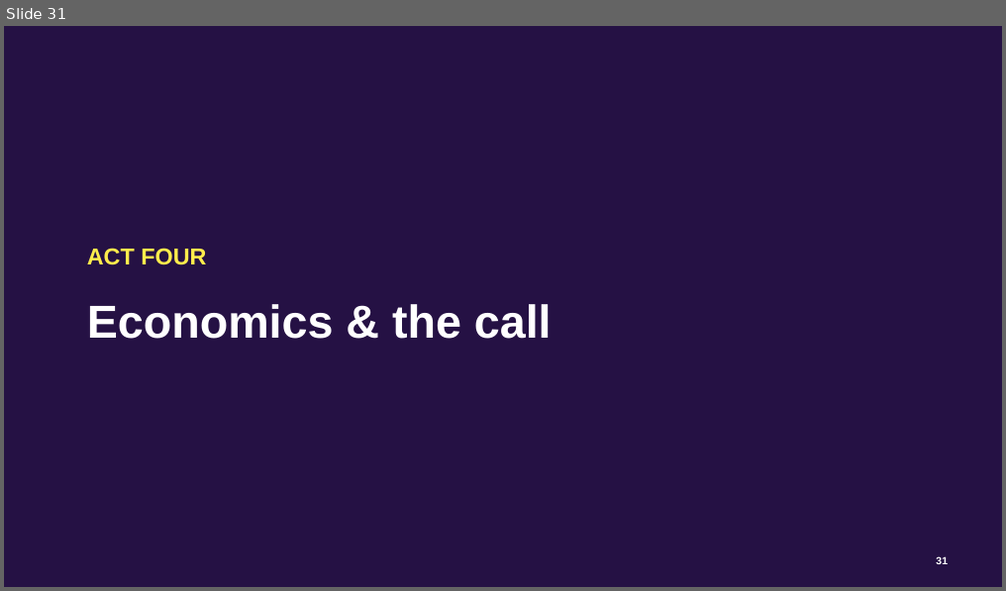
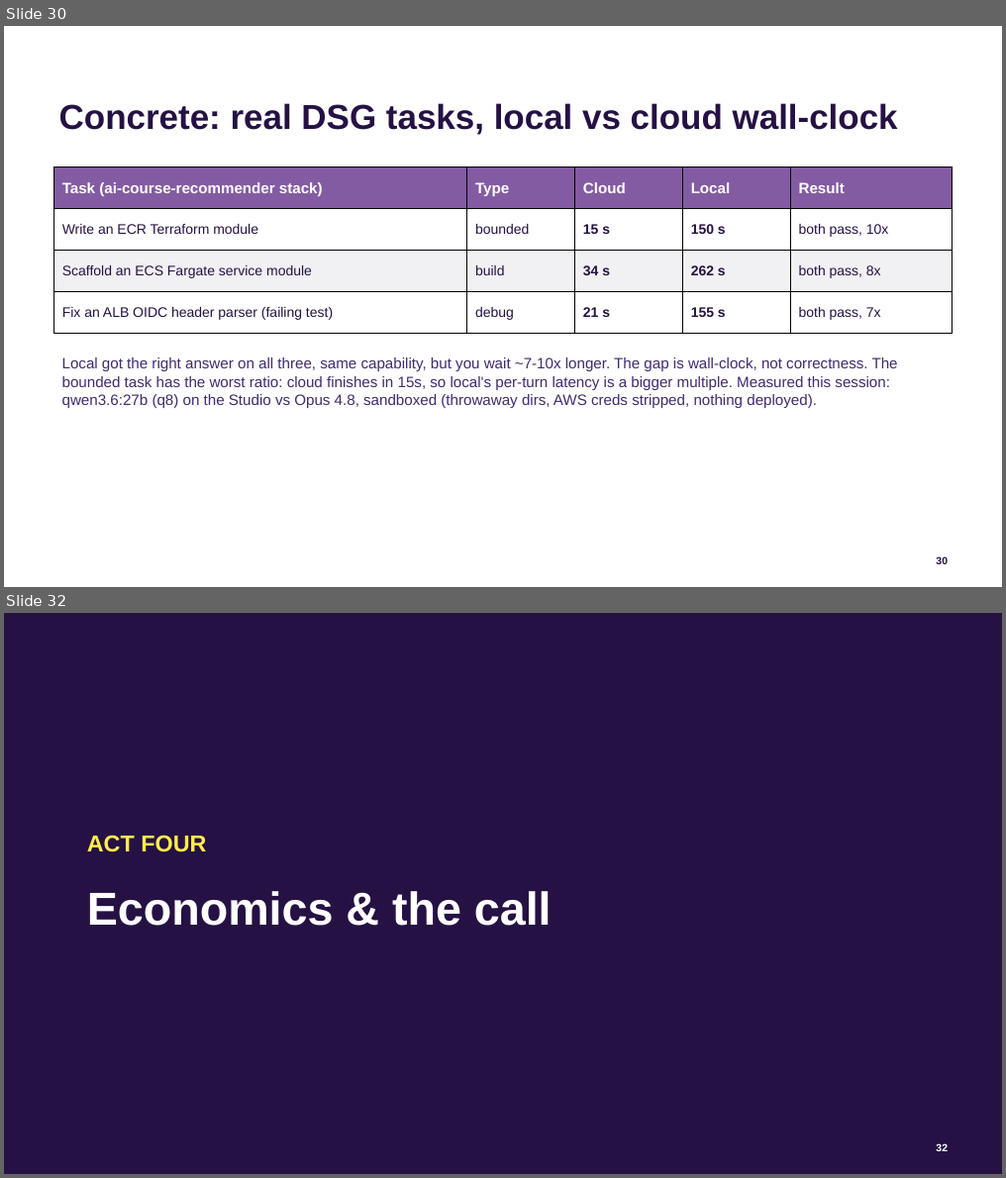
Before and after one commit to jconnolly/local-llm-pi5, a slide deck: local-llm-datasociety.pptx. Shown one above the other, each under a label of ours: slide 31 before the commit, slides 30 and 32 after it; the slides between them are not shown. The pictures are 1006x591 and 1006x1178 pixels, drawn with LibreOffice and Linux fonts; fonts in the diff are those of the drawing; background and template pictures are left out. Boxes give left, top, right and bottom in pixels: in the first picture for what was removed or moved away, otherwise in the second. Text is boxed around its words. In the diff, an @@ line names an element or a change of style, - is before the commit and + after.

Commit message:
Rebuild decks: concrete wall-clock slide + de-spoil restructure (41 slides)

```diff
--- a/local-llm-datasociety.pptx
+++ b/local-llm-datasociety.pptx
@@ slide 30 added at [4, 26, 1002, 587], background #FFFFFF; not listed: 1 template element that a slide beside it also shows @@
@@ title added at [59, 103, 898, 135], 30 pt, text #251144, bold @@
+Concrete: real DSG tasks, local vs cloud wall-clock
@@ table added at [54, 168, 952, 334], 4 rows, 5 columns @@
+Task (ai-course-recommender stack) | Type | Cloud | Local | Result
+Write an ECR Terraform module | bounded | 15 s | 150 s | both pass, 10x
+Scaffold an ECS Fargate service module | build | 34 s | 262 s | both pass, 8x
+Fix an ALB OIDC header parser (failing test) | debug | 21 s | 155 s | both pass, 7x
@@ text added at [62, 358, 898, 408], 13 pt, text #412B71 @@
+Local got the right answer on all three, same capability, but you wait ~7-10x longer. The gap is wall-clock, not correctness. The bounded task has the worst ratio: cloud finishes in 15s, so local's per-turn latency is a bigger multiple. Measured this session: qwen3.6:27b (q8) on the Studio vs Opus 4.8, sandboxed (throwaway dirs, AWS creds stripped, nothing deployed).
@@ what was slide 31 is now slide 32 @@
```
Also in this commit, not shown: 1 slide changed, 1 other file.
